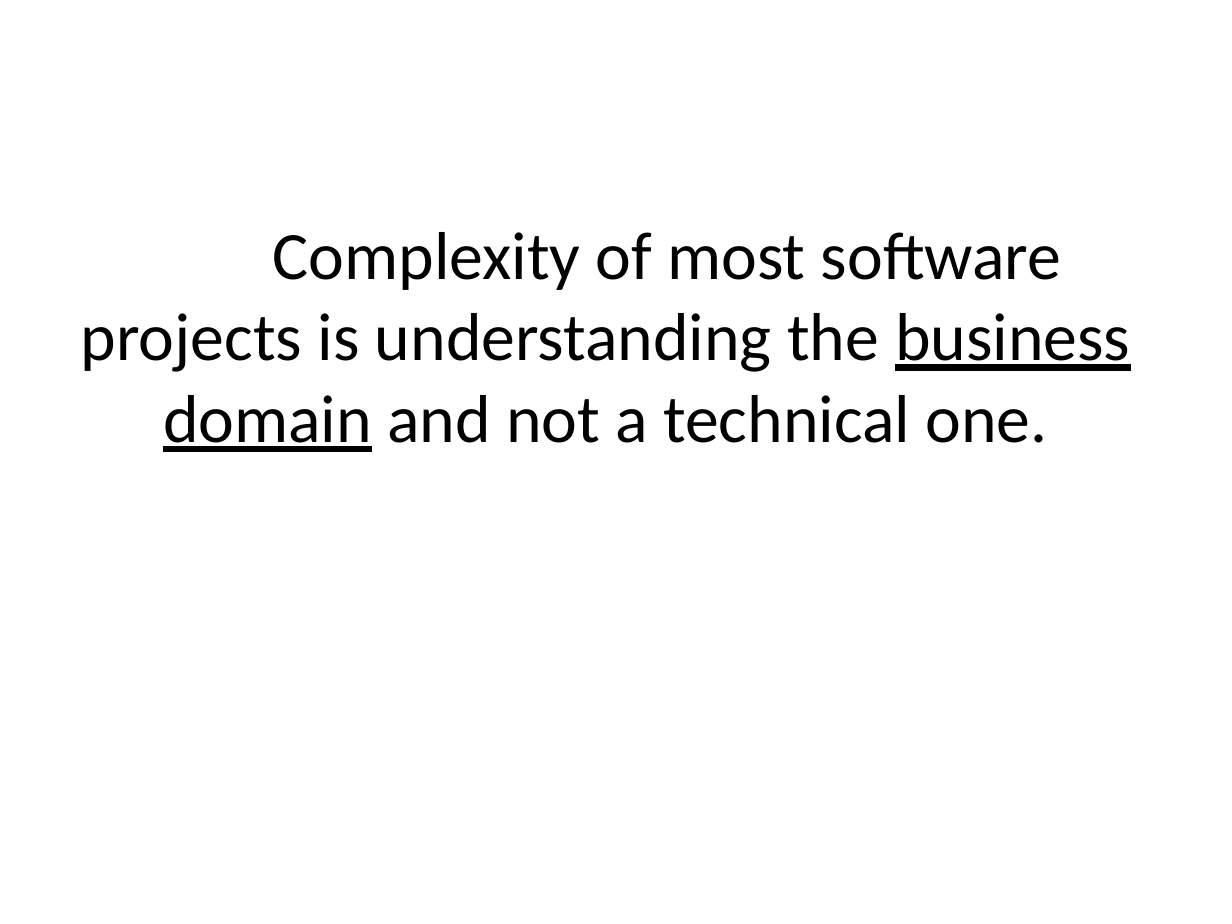
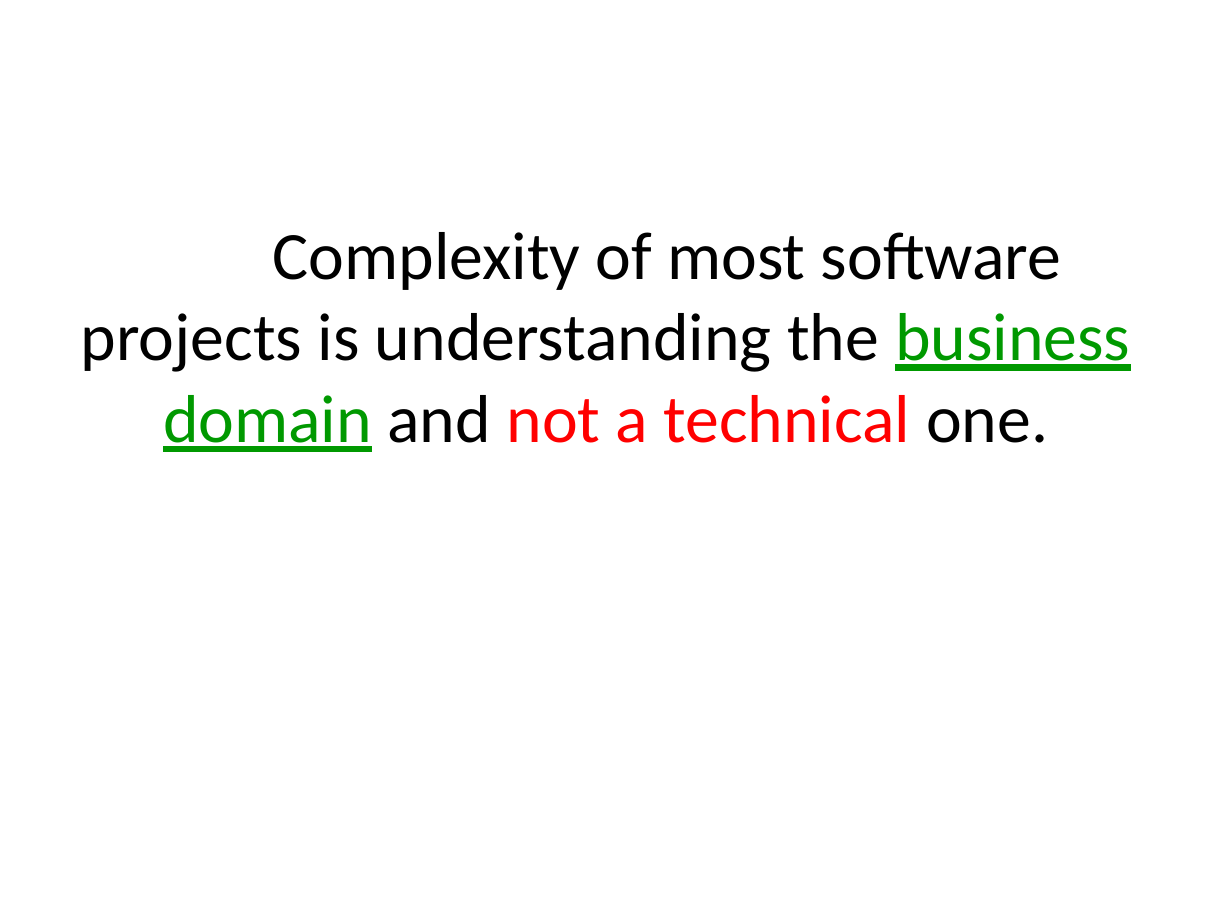
Before and after one commit to arturtv/dddpresentation, a slide deck: slide 5 of Domain-DrivenDesign.A.Trosin.pptx. Drawn at 1232x924 pixels with LibreOffice and Linux fonts; fonts in the diff are those of the drawing. Boxes give left, top, right and bottom in pixels: in the first picture for what was removed or moved away, otherwise in the second. Text is boxed around its words. In the diff, an @@ line names an element or a change of style, - is before the commit and + after.

```diff
--- a/Domain-DrivenDesign.A.Trosin.pptx
+++ b/Domain-DrivenDesign.A.Trosin.pptx
@@ title "Complexity of most software projects ..." at (x1=81, y1=232, x2=1130, y2=452): text colour #000000 to #009900 in "business domain"; text colour #000000 to #FF0000 in "not a technical" @@
```
Also in this commit, not shown: 2 other slides changed, 1 slide added, 1 other file.
